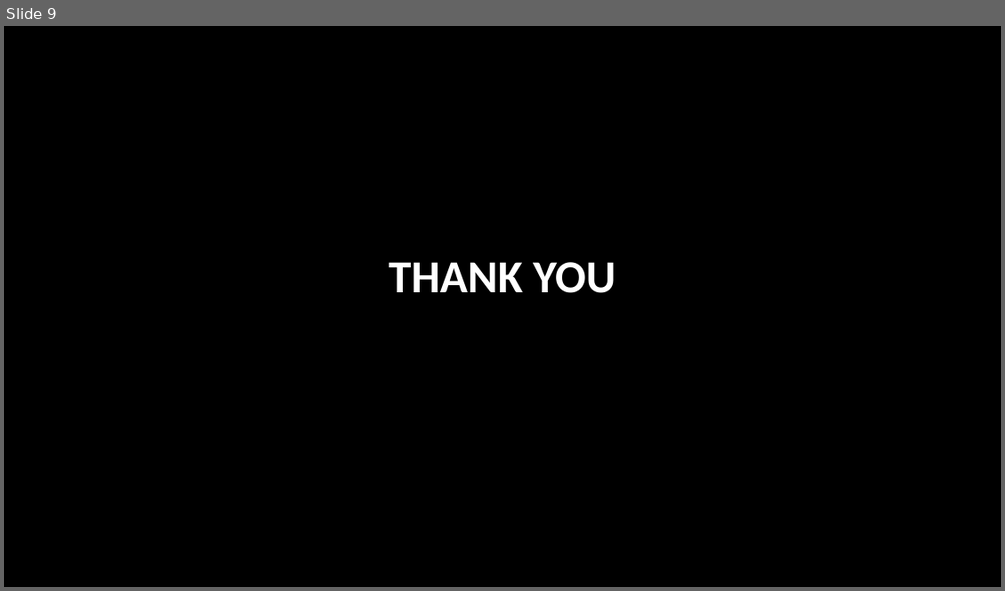
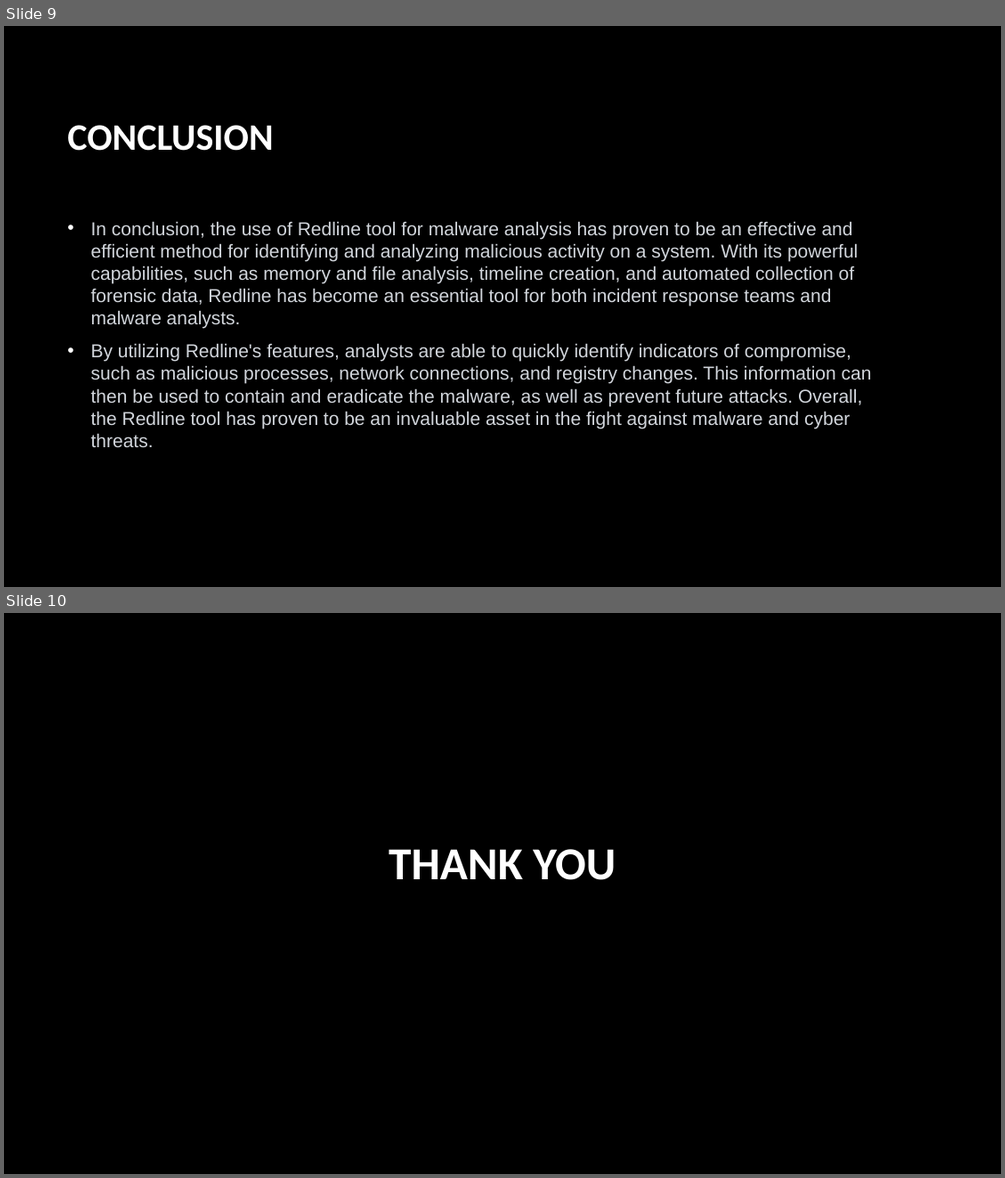
Before and after one commit to XFlawless1/INT301, a slide deck: Presentation on malware analysis using redline tool.pptx. Shown one above the other, each under a label of ours: slide 9 before the commit, slides 9 and 10 after it. The pictures are 1005x591 and 1005x1178 pixels, drawn with LibreOffice and Linux fonts; fonts in the diff are those of the drawing; background and template pictures are left out. Boxes give left, top, right and bottom in pixels: in the first picture for what was removed or moved away, otherwise in the second. Text is boxed around its words. In the diff, an @@ line names an element or a change of style, - is before the commit and + after.

```diff
--- a/Presentation on malware analysis using redline tool.pptx
+++ b/Presentation on malware analysis using redline tool.pptx
@@ slide 9 added at bbox=[4, 26, 1001, 587], background picture (left out) @@
@@ title added at bbox=[67, 125, 273, 151], 36 pt, text #FFFFFF, bold @@
+CONCLUSION
@@ text added at bbox=[91, 221, 872, 447], 18 pt, text #D1D5DB @@
+• In conclusion, the use of Redline tool for malware analysis has proven to be an effective and efficient method for identifying and analyzing malicious activity on a system. With its powerful capabilities, such as memory and file analysis, timeline creation, and automated collection of forensic data, Redline has become an essential tool for both incident response teams and malware analysts.
+• By utilizing Redline's features, analysts are able to quickly identify indicators of compromise, such as malicious processes, network connections, and registry changes. This information can then be used to contain and eradicate the malware, as well as prevent future attacks. Overall, the Redline tool has proven to be an invaluable asset in the fight against malware and cyber threats.
@@ what was slide 9 is now slide 10 @@
```
Also in this commit, not shown: 1 slide changed.
